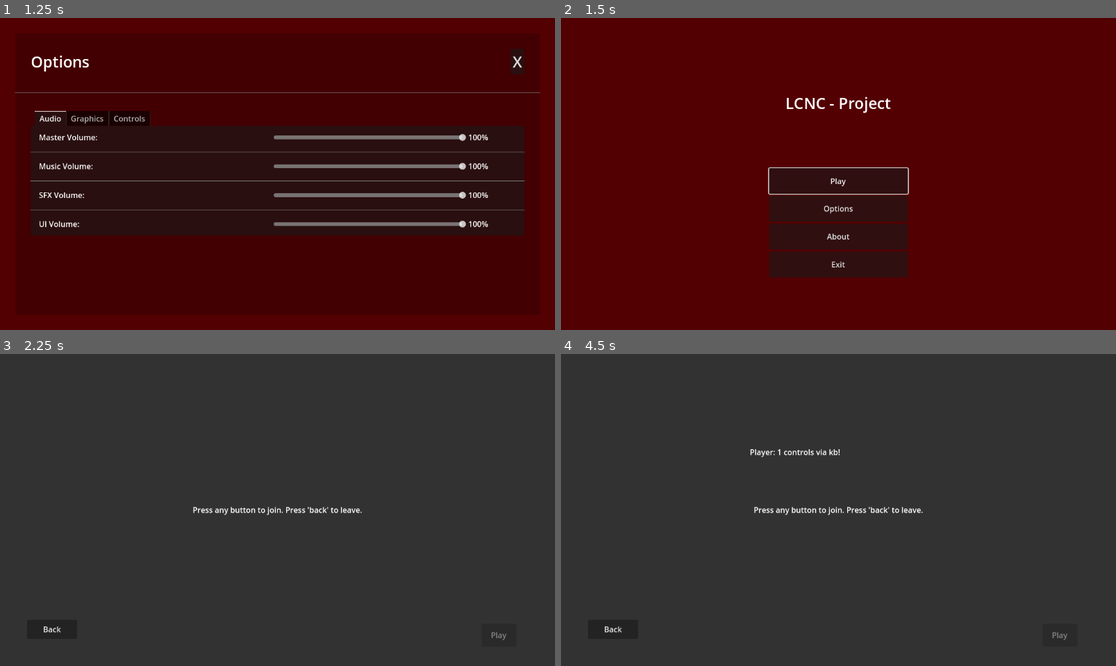
Above: before the commit, frames 1-4 (two rows, left to right).
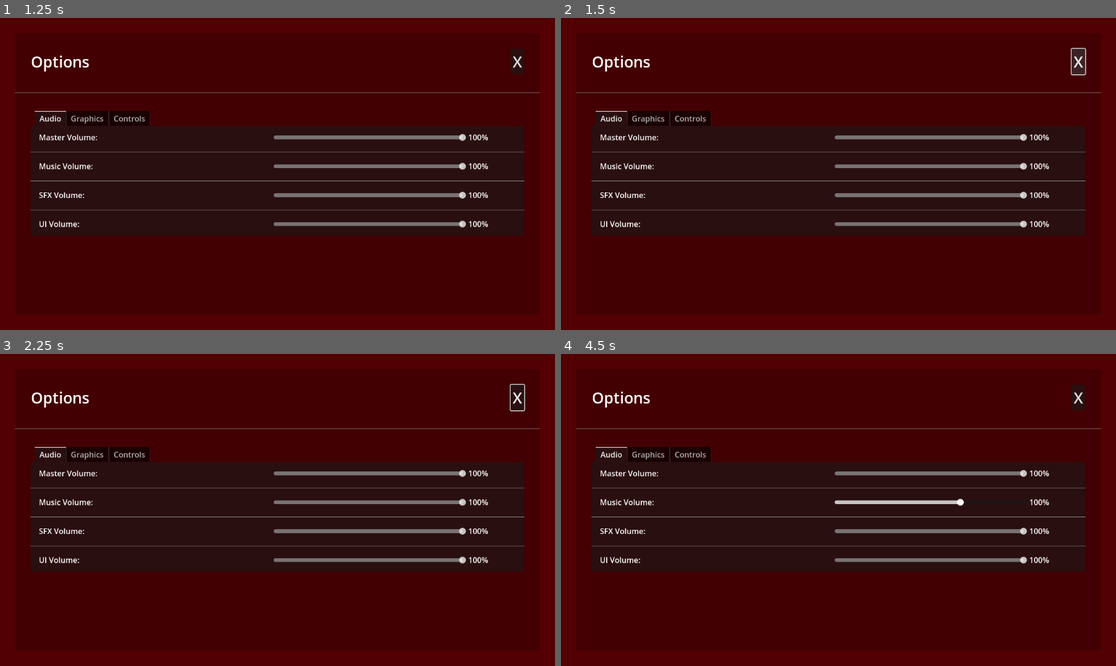
Above: after the commit, the same moments.

Repository: miklaskarjalainen/KioskKnockout
Game: Godot game, scene res://src/scenes/TitleScreen.tscn
The game is run twice, just before and just after one commit, with the same random seed, the same clock (stepped at 60 frames per second) and the same inputs.
Inputs (mouse positions are in pixels of both pictures, inside the frame that each line leads up to):
- Up to frame 1 (1.25 s): click "Options" at 0.5 s
- Up to frame 2 (1.5 s): click "X" at 1.25 s
- Up to frame 3 (2.25 s): click (277, 516) at 2 s, where only the run before the commit has a clickable "Play"
- Up to frame 4 (4.5 s): click (610, 628) at 2.75 s, where only the run before the commit has a clickable "Back"; click (838, 516) at 3.5 s, where only the run before the commit has a clickable "Play"; move the mouse to (960, 494) at 4.27 s; hold Up (ui_up) from 4.28 s (still down); click (960, 494) at 4.42 s

Frame 1 is identical in both runs. In frame 2, 29% of the frame differs, in the area x 2-98%, y 9-80%; in frame 3, 99%; in frame 4, 99%, in the area x 0-100%, y 0-100%.
Error after the commit: Parse Error: Identifier "AudioManager" not declared in the current scope. (res://src/singletons/SettingsManager.gd:49)

Commit message:
audio manager settings handling

Diff:
--- /dev/null
+++ b/default_bus_layout.tres
@@ -0,0 +1,21 @@
+[gd_resource type="AudioBusLayout" format=3 uid="uid://cxv4u21p8f87a"]
+
+[resource]
+bus/1/name = &"Music"
+bus/1/solo = false
+bus/1/mute = false
+bus/1/bypass_fx = false
+bus/1/volume_db = 2.44924
+bus/1/send = &"Master"
+bus/2/name = &"UI"
+bus/2/solo = false
+bus/2/mute = false
+bus/2/bypass_fx = false
+bus/2/volume_db = 0.0
+bus/2/send = &"Master"
+bus/3/name = &"SFX"
+bus/3/solo = false
+bus/3/mute = false
+bus/3/bypass_fx = false
+bus/3/volume_db = 0.0
+bus/3/send = &"Master"
--- a/src/scenes/OptionsMenu.gd
+++ b/src/scenes/OptionsMenu.gd
@@ -1,21 +1,37 @@
 extends Control
 class_name OptionsMenu
+
+@onready var master_volume_label: Label = $MarginContainer/VBoxContainer/MarginContainer2/TabContainer/Audio/Master/Percentage
+@onready var music_volume_label: Label = $MarginContainer/VBoxContainer/MarginContainer2/TabContainer/Audio/Music/Percentage
+@onready var sfx_volume_label: Label = $MarginContainer/VBoxContainer/MarginContainer2/TabContainer/Audio/SFX/Percentage
+@onready var ui_volume_label: Label = $MarginContainer/VBoxContainer/MarginContainer2/TabContainer/Audio/UI/Percentage
+
+
+func _ready() -> void:
+	$MarginContainer/VBoxContainer/MarginContainer2/TabContainer/Audio/Master/Slider.value = AudioManager.master_volume * 100
+	$MarginContainer/VBoxContainer/MarginContainer2/TabContainer/Audio/Music/Slider.value = AudioManager.music_volume * 100
+	$MarginContainer/VBoxContainer/MarginContainer2/TabContainer/Audio/SFX/Slider.value = AudioManager.sfx_volume * 100
+	$MarginContainer/VBoxContainer/MarginContainer2/TabContainer/Audio/UI/Slider.value = AudioManager.ui_volume * 100
 
 func _on_close_button_pressed() -> void:
 	Global.change_main_scene_to("res://src/scenes/TitleScreen.tscn")
 
-@onready var master_volume_label: Label = $MarginContainer/VBoxContainer/MarginContainer2/TabContainer/Audio/Master/Percentage
 func _on_master_volume_slider_value_changed(value: float) -> void:
+	AudioManager.master_volume = value / 100
+	AudioManager.update_audio_server()
 	master_volume_label.text = "%s%s" % [int(value), "%"]
 
-@onready var music_volume_label: Label = $MarginContainer/VBoxContainer/MarginContainer2/TabContainer/Audio/Music/Percentage
 func _on_music_volume_slider_value_changed(value: float) -> void:
+	AudioManager.music_volume = value / 100
+	AudioManager.update_audio_server()
 	music_volume_label.text = "%s%s" % [int(value), "%"]
 
-@onready var sfx_volume_label: Label = $MarginContainer/VBoxContainer/MarginContainer2/TabContainer/Audio/SFX/Percentage
 func _on_sfx_volume_slider_value_changed(value: float) -> void:
+	AudioManager.sfx_volume = value / 100
+	AudioManager.update_audio_server()
 	sfx_volume_label.text = "%s%s" % [int(value), "%"]
 
-@onready var ui_volume_label: Label = $MarginContainer/VBoxContainer/MarginContainer2/TabContainer/Audio/UI/Percentage
 func _on_ui_volume_slider_value_changed(value: float) -> void:
+	AudioManager.ui_volume = value / 100
+	AudioManager.update_audio_server()
 	ui_volume_label.text = "%s%s" % [int(value), "%"]
--- a/src/singletons/AudioManager.gd
+++ b/src/singletons/AudioManager.gd
@@ -1,4 +1,22 @@
 extends Node
 
-@onready var bg_music_player: AudioStreamPlayer = $BGMusicPlayer
-@onready var ui_sound_player: AudioStreamPlayer = $UISoundPlayer
+enum Audio_Player { Background, UI, SFX }
+
+@onready var _bg_music_player: AudioStreamPlayer = $BGMusicPlayer
+@onready var _ui_sound_player: AudioStreamPlayer = $UISoundPlayer
+@onready var _sfx_sound_player: AudioStreamPlayer = $SFXSoundPlayer
+
+var master_volume: float
+var music_volume: float
+var ui_volume: float
+var sfx_volume: float
+
+func play(fpath: String, audio_channel: Audio_Player, loop: bool = false) -> void:
+	pass
+
+func update_audio_server() -> void:
+	AudioServer.set_bus_volume_db(AudioServer.get_bus_index("Master"), linear_to_db(master_volume))
+	## FIXME: For some reason the Music audio bus does not change, figure this out later.
+	AudioServer.set_bus_volume_db(AudioServer.get_bus_index("Music"), linear_to_db(music_volume))
+	AudioServer.set_bus_volume_db(AudioServer.get_bus_index("UI"), linear_to_db(ui_volume))
+	AudioServer.set_bus_volume_db(AudioServer.get_bus_index("SFX"), linear_to_db(sfx_volume))
--- a/src/singletons/AudioManager.tscn
+++ b/src/singletons/AudioManager.tscn
@@ -8,3 +8,5 @@
 [node name="BGMusicPlayer" type="AudioStreamPlayer" parent="."]
 
 [node name="UISoundPlayer" type="AudioStreamPlayer" parent="."]
+
+[node name="SFXSoundPlayer" type="AudioStreamPlayer" parent="."]
--- a/src/singletons/SettingsManager.gd
+++ b/src/singletons/SettingsManager.gd
@@ -8,6 +8,12 @@
 
 		# Generic
 		config.set_value("generic", "version", version)
+
+		# Audio settings
+		config.set_value("audio", "master_volume", db_to_linear(AudioServer.get_bus_volume_db(AudioServer.get_bus_index("Master"))) as float)
+		config.set_value("audio", "music_volume", db_to_linear(AudioServer.get_bus_volume_db(AudioServer.get_bus_index("Music"))) as float)
+		config.set_value("audio", "ui_volume", db_to_linear(AudioServer.get_bus_volume_db(AudioServer.get_bus_index("UI"))) as float)
+		config.set_value("audio", "sfx_volume", db_to_linear(AudioServer.get_bus_volume_db(AudioServer.get_bus_index("SFX"))) as float)
 
 		# Graphics settings
 		config.set_value("video", "vsync", DisplayServer.window_get_vsync_mode() as int)
@@ -38,6 +44,13 @@
 		var vsync: int = config.get_value("video", "vsync", DisplayServer.window_get_vsync_mode() as int)
 		DisplayServer.window_set_vsync_mode(vsync)
 		Engine.max_fps = config.get_value("video", "max_fps", Engine.max_fps)
+
+		# Audio settings
+		AudioManager.master_volume = config.get_value("audio", "master_volume", 1.0)
+		AudioManager.music_volume = config.get_value("audio", "music_volume", 1.0)
+		AudioManager.ui_volume = config.get_value("audio", "ui_volume", 1.0)
+		AudioManager.sfx_volume = config.get_value("audio", "sfx_volume", 1.0)
+		AudioManager.update_audio_server()
 
 		# Keybinds
 		var binds_keys: PackedStringArray = config.get_section_keys("binds")
